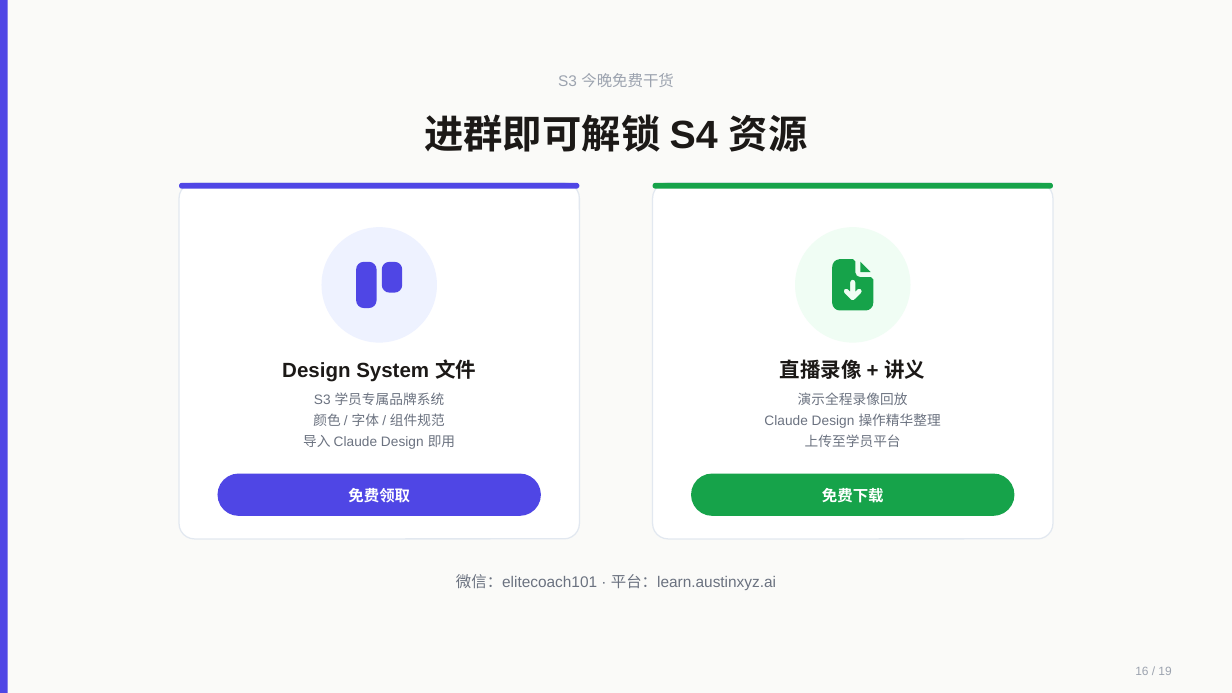
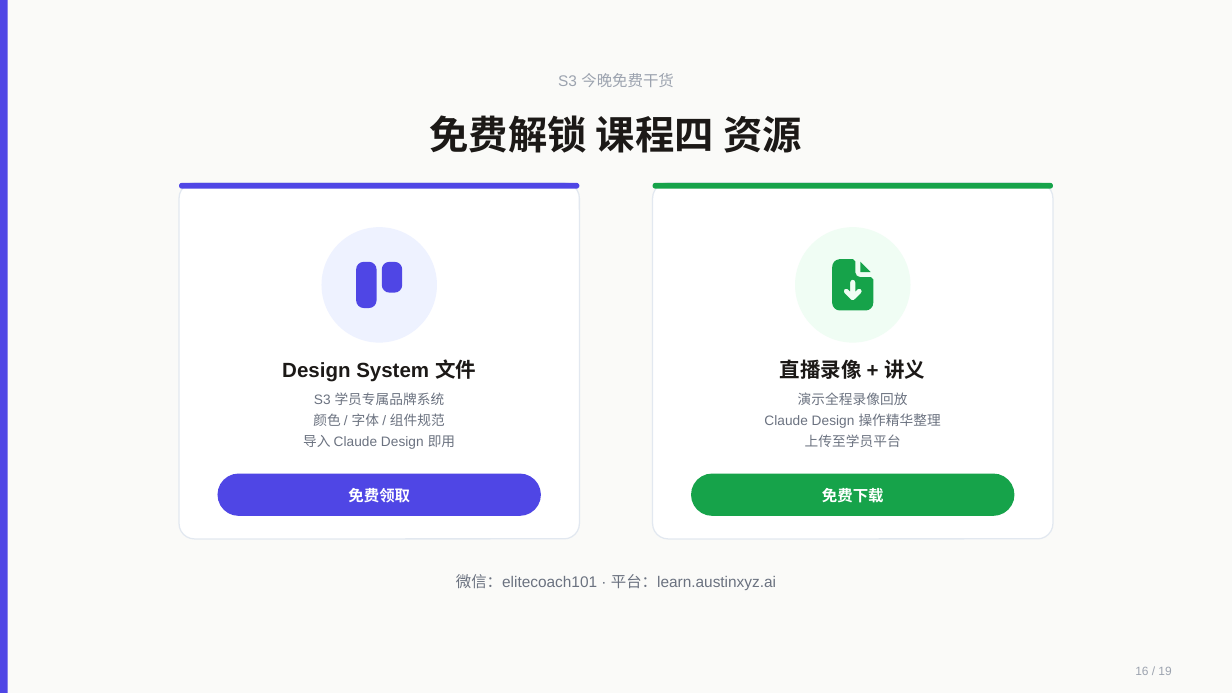
Before and after one commit to austinxyz/course-portal, a slide deck: slide 15 of dl/webinar-s2s3-0708.pptx (slide 13 before the commit). Drawn at 1232x693 pixels with LibreOffice and Linux fonts; fonts in the diff are those of the drawing. Boxes give left, top, right and bottom in pixels: in the first picture for what was removed or moved away, otherwise in the second. Text is boxed around its words. In the diff, an @@ line names an element or a change of style, - is before the commit and + after.

```diff
--- a/dl/webinar-s2s3-0708.pptx
+++ b/dl/webinar-s2s3-0708.pptx
@@ text at [430,115,802,153]: text changed @@
-进群即可解锁 S4 资源
+免费解锁 课程四 资源
```
Also in this commit, not shown: 2 other slides changed, 3 slides added, 1 slide removed, 4 other files.
